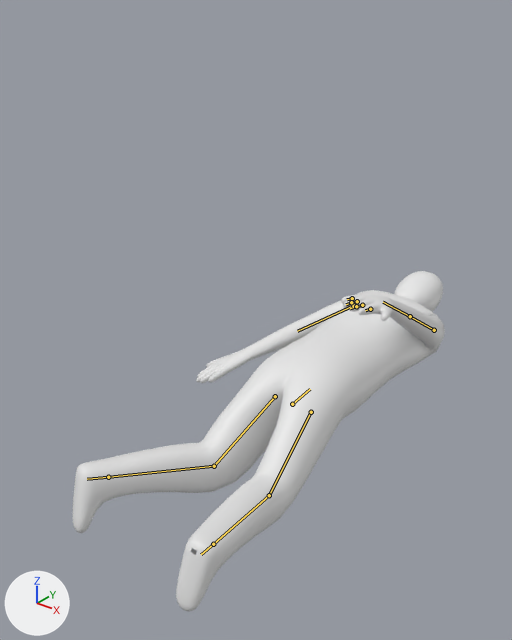
The FBX model Assets/Art/Models/05_Spaceship/Guard001.fbx: old version first, new version second.
Camera for both pictures: a camera (50 mm lens) standing at (1.086, -0.945, 1.372) and looking at (-0.131, 0.576, 0.429). Every picture has the same lights, and +X, +Y and +Z are marked at lower left. Both versions are drawn at frame 92 of the action 'Scene'; the numbers are the values there. The bones that change are drawn over the model as lines.

In view in the first picture: 'Guard.001'.
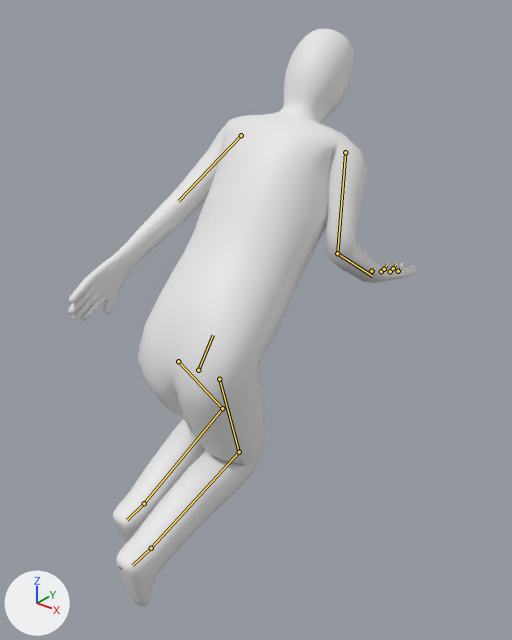
Changed parts and their boxes [x1, y1, x2, y2] in the pictures (512 x 640 px):
'Guard.001', posed (6% narrower, 69% taller)
    before: [73, 271, 445, 612]
    after: [68, 29, 416, 606]
bone 'Hip', root to tip
    before: (292, 404) to (310, 389)
    after: (198, 370) to (213, 335)
bone 'Arm_L', root to tip
    before: (353, 305) to (297, 331)
    after: (241, 135) to (178, 201)
bone 'Arm_R', root to tip
    before: (434, 330) to (410, 316)
    after: (345, 152) to (337, 253)
bone 'Wrist_R', root to tip
    before: (410, 316) to (383, 302)
    after: (337, 253) to (372, 276)
bone 'Finger5_2_R', root to tip
    before: (352, 298) to (347, 299)
    after: (371, 271) to (374, 269)
bone 'Finger4_2_R', root to tip
    before: (357, 301) to (351, 302)
    after: (381, 271) to (384, 269)
bone 'Finger4_3_R', root to tip
    before: (351, 302) to (346, 304)
    after: (384, 269) to (387, 265)
bone 'Finger3_2_R', root to tip
    before: (362, 305) to (356, 306)
    after: (390, 271) to (393, 268)
bone 'Finger3_3_R', root to tip
    before: (356, 306) to (350, 308)
    after: (393, 268) to (396, 264)
bone 'Finger2_2_R', root to tip
    before: (370, 309) to (365, 310)
    after: (398, 271) to (400, 268)
bone 'Leg1_L', root to tip
    before: (275, 396) to (214, 466)
    after: (178, 361) to (222, 408)
bone 'Leg2_L', root to tip
    before: (214, 466) to (108, 477)
    after: (222, 408) to (144, 503)
bone 'Foot1_L', root to tip
    before: (108, 477) to (87, 479)
    after: (144, 503) to (127, 520)
bone 'Leg1_R', root to tip
    before: (311, 412) to (269, 495)
    after: (219, 379) to (239, 452)
bone 'Leg2_R', root to tip
    before: (269, 495) to (213, 544)
    after: (239, 452) to (151, 548)
bone 'Foot1_R', root to tip
    before: (213, 544) to (201, 554)
    after: (151, 548) to (132, 565)

The change, as a list of edits to the scene's bpy script:
```text
Change bone_hip:
    where bone_hip = bpy.data.objects['Armature_Guard.001'].pose.bones['Hip']  # child of 'Root'
    bone_hip.location: (0.596, -0.555, 0.0) -> (0.181, -0.247, 0.0)
    bone_hip.rotation_quaternion: (0.744, 0.0, 0.0, -0.669) -> (0.949, 0.0, 0.0, -0.314)  # degrees (0, 0, -84) -> degrees (0, 0, -37)
Change bone_arm_l:
    where bone_arm_l = bpy.data.objects['Armature_Guard.001'].pose.bones['Arm_L']  # child of 'Shoulder_L'
    bone_arm_l.rotation_quaternion: (0.646, -0.478, -0.53, 0.27) -> (0.794, -0.6, 0.074, 0.064)  # degrees (-91, -25, 71) -> degrees (-74, 11, 1)
Change bone_arm_r:
    where bone_arm_r = bpy.data.objects['Armature_Guard.001'].pose.bones['Arm_R']  # child of 'Shoulder_R'
    bone_arm_r.rotation_quaternion: (0.693, -0.456, 0.143, -0.539) -> (0.616, -0.619, 0.437, -0.217)  # degrees (-55, -17, -67) -> degrees (-99, 16, -57)
Change bone_wrist_r:
    where bone_wrist_r = bpy.data.objects['Armature_Guard.001'].pose.bones['Wrist_R']  # child of 'Arm_R'
    bone_wrist_r.rotation_quaternion: (0.999, 0.005, 0.009, -0.038) -> (0.782, -0.567, 0.077, 0.245)  # degrees (0, 1, -4) -> degrees (-68, 23, 19)
Change bone_finger5_2_r:
    where bone_finger5_2_r = bpy.data.objects['Armature_Guard.001'].pose.bones['Finger5_2_R']  # child of 'Finger5_1_R'
    bone_finger5_2_r.rotation_quaternion: (1.0, -0.007, 0.0, 0.0) -> (0.998, -0.057, 0.0, 0.0)  # degrees (-1, 0, 0) -> degrees (-7, 0, 0)
Change bone_finger4_2_r:
    where bone_finger4_2_r = bpy.data.objects['Armature_Guard.001'].pose.bones['Finger4_2_R']  # child of 'Finger4_1_R'
    bone_finger4_2_r.rotation_quaternion: (1.0, -0.007, 0.0, 0.0) -> (0.998, -0.057, 0.0, 0.0)  # degrees (-1, 0, 0) -> degrees (-7, 0, 0)
Change bone_finger4_3_r:
    where bone_finger4_3_r = bpy.data.objects['Armature_Guard.001'].pose.bones['Finger4_3_R']  # child of 'Finger4_2_R'
    bone_finger4_3_r.rotation_quaternion: (1.0, -0.006, 0.0, 0.0) -> (0.999, -0.048, 0.0, 0.0)  # degrees (-1, 0, 0) -> degrees (-5, 0, 0)
Change bone_finger3_2_r:
    where bone_finger3_2_r = bpy.data.objects['Armature_Guard.001'].pose.bones['Finger3_2_R']  # child of 'Finger3_1_R'
    bone_finger3_2_r.rotation_quaternion: (1.0, -0.007, 0.0, 0.0) -> (0.998, -0.057, 0.0, 0.0)  # degrees (-1, 0, 0) -> degrees (-7, 0, 0)
Change bone_finger3_3_r:
    where bone_finger3_3_r = bpy.data.objects['Armature_Guard.001'].pose.bones['Finger3_3_R']  # child of 'Finger3_2_R'
    bone_finger3_3_r.rotation_quaternion: (1.0, -0.006, 0.0, 0.0) -> (0.999, -0.048, 0.0, 0.0)  # degrees (-1, 0, 0) -> degrees (-5, 0, 0)
Change bone_finger2_2_r:
    where bone_finger2_2_r = bpy.data.objects['Armature_Guard.001'].pose.bones['Finger2_2_R']  # child of 'Finger2_1_R'
    bone_finger2_2_r.rotation_quaternion: (1.0, -0.007, 0.0, 0.0) -> (0.998, -0.057, 0.0, 0.0)  # degrees (-1, 0, 0) -> degrees (-7, 0, 0)
Change bone_leg1_l:
    where bone_leg1_l = bpy.data.objects['Armature_Guard.001'].pose.bones['Leg1_L']  # child of 'Hip'
    bone_leg1_l.rotation_quaternion: (0.965, -0.196, 0.137, -0.107) -> (0.807, -0.59, 0.014, -0.022)  # degrees (-25, 13, -15) -> degrees (-72, 0, -3)
Change bone_leg2_l:
    where bone_leg2_l = bpy.data.objects['Armature_Guard.001'].pose.bones['Leg2_L']  # child of 'Leg1_L'
    bone_leg2_l.rotation_quaternion: (0.928, 0.374, 0.0, 0.0) -> (0.665, 0.747, 0.0, 0.0)  # degrees (44, 0, 0) -> degrees (97, 0, 0)
Change bone_foot1_l:
    where bone_foot1_l = bpy.data.objects['Armature_Guard.001'].pose.bones['Foot1_L']  # child of 'Leg2_L'
    bone_foot1_l.rotation_quaternion: (1.0, 0.025, 0.0, 0.0) -> (0.994, 0.105, 0.0, 0.0)  # degrees (3, 0, 0) -> degrees (12, 0, 0)
Change bone_leg1_r:
    where bone_leg1_r = bpy.data.objects['Armature_Guard.001'].pose.bones['Leg1_R']  # child of 'Hip'
    bone_leg1_r.rotation_quaternion: (0.971, -0.209, -0.091, 0.07) -> (0.893, -0.449, 0.012, -0.029)  # degrees (-25, -8, 10) -> degrees (-53, 0, -4)
Change bone_leg2_r:
    where bone_leg2_r = bpy.data.objects['Armature_Guard.001'].pose.bones['Leg2_R']  # child of 'Leg1_R'
    bone_leg2_r.rotation_quaternion: (0.925, 0.38, 0.0, 0.0) -> (0.74, 0.673, 0.0, 0.0)  # degrees (45, 0, 0) -> degrees (85, 0, 0)
Change bone_foot1_r:
    where bone_foot1_r = bpy.data.objects['Armature_Guard.001'].pose.bones['Foot1_R']  # child of 'Leg2_R'
    bone_foot1_r.rotation_quaternion: (1.0, 0.025, 0.0, 0.0) -> (0.996, 0.085, 0.0, 0.0)  # degrees (3, 0, 0) -> degrees (10, 0, 0)
```
